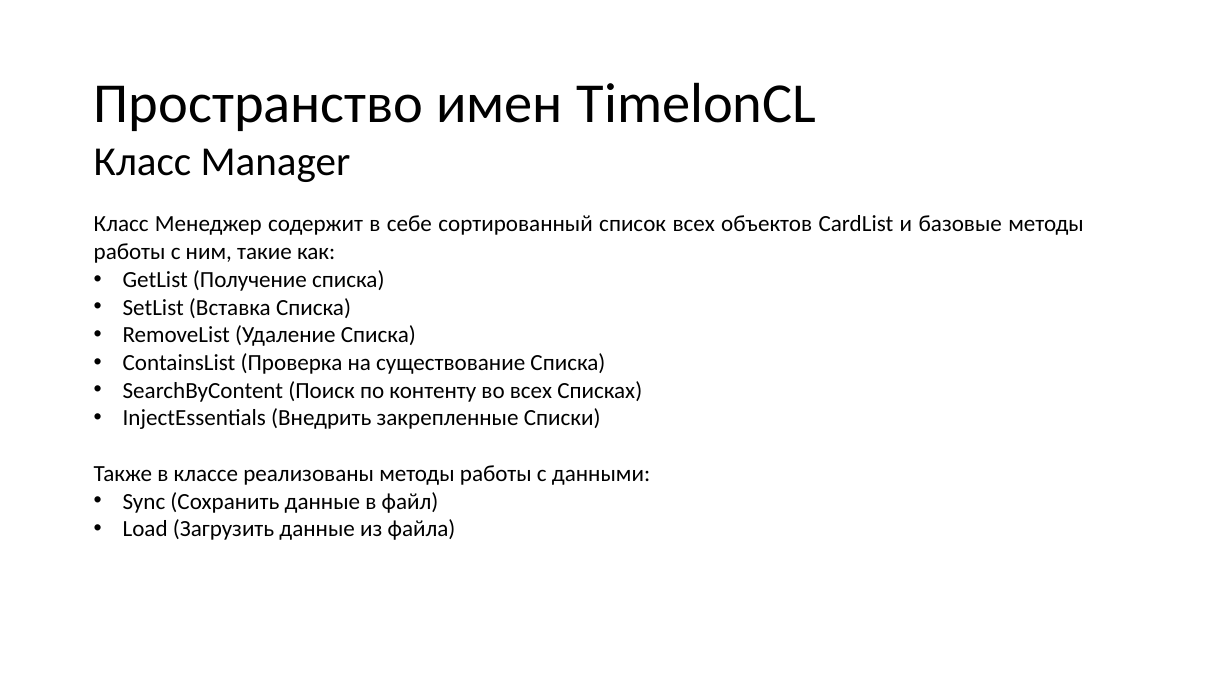
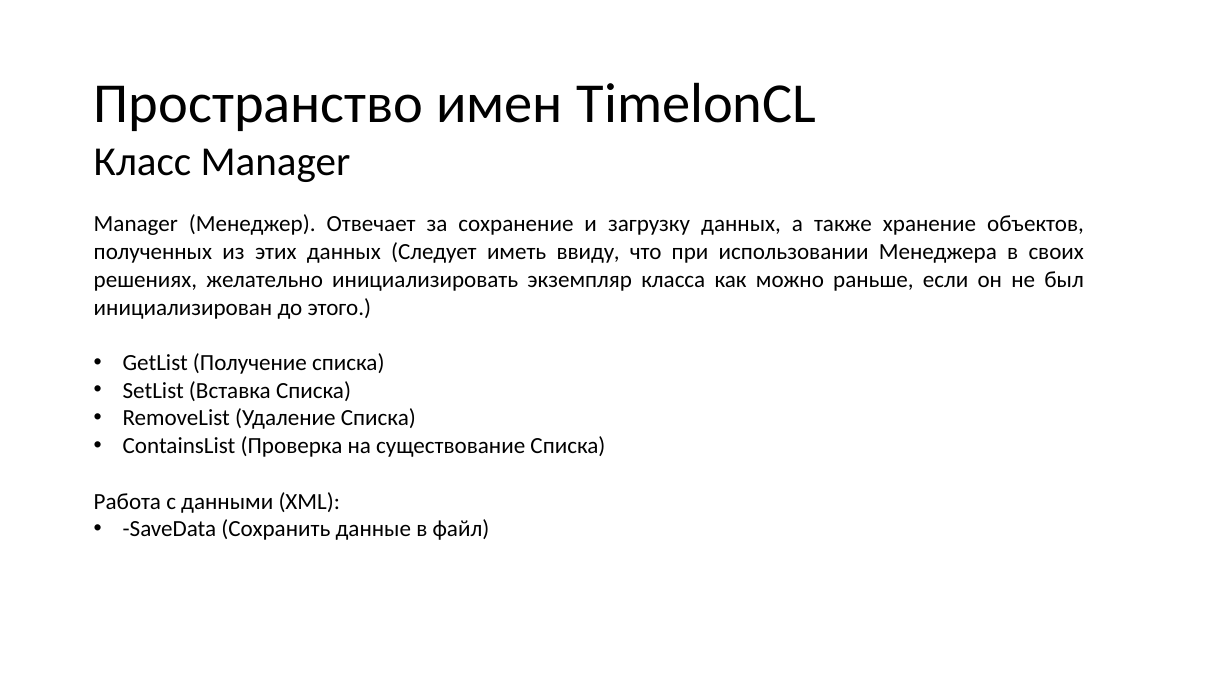
Before and after one commit to N0tilT/Timelon, a slide deck: slide 16 of docs/Timelon.pptx. Drawn at 1232x693 pixels with LibreOffice and Linux fonts; fonts in the diff are those of the drawing. Boxes give left, top, right and bottom in pixels: in the first picture for what was removed or moved away, otherwise in the second. Text is boxed around its words. In the diff, an @@ line names an element or a change of style, - is before the commit and + after.

```diff
--- a/docs/Timelon.pptx
+++ b/docs/Timelon.pptx
@@ text at bbox=[94, 214, 1084, 319]: text changed @@
-Класс Менеджер содержит в себе сортированный список всех объектов CardList и базовые методы работы с ним, такие как:
+Manager (Менеджер). Отвечает за сохранение и загрузку данных, а также хранение объектов, полученных из этих данных (Следует иметь ввиду, что при использовании Менеджера в своих решениях, желательно инициализировать экземпляр класса как можно раньше, если он не был инициализирован до этого.)
@@ text at bbox=[94, 492, 490, 540]: text changed @@
-• SearchByContent (Поиск по контенту во всех Списках)
-• InjectEssentials (Внедрить закрепленные Списки)
-Также в классе реализованы методы работы с данными:
-• Sync (Сохранить данные в файл)
-• Load (Загрузить данные из файла)
+Работа с данными (XML):
+• -SaveData (Сохранить данные в файл)
```
Also in this commit, not shown: 2 other slides changed, 2 slides added, 1 slide removed.
